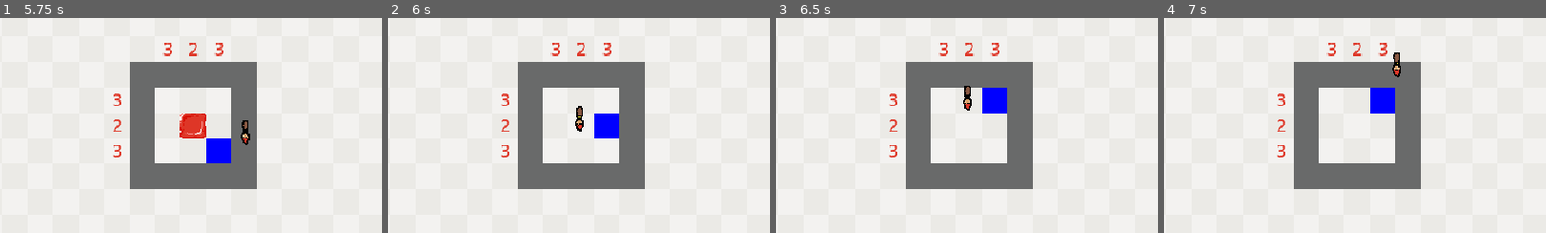
Above: before the commit, frames 1-4 (left to right).
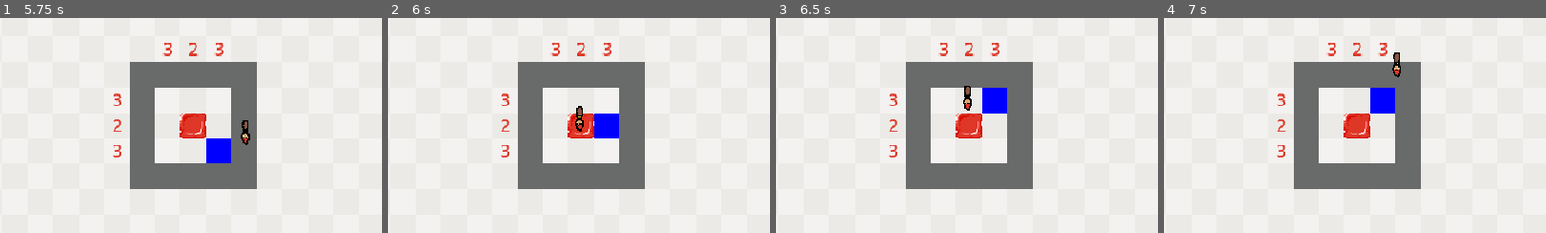
Above: after the commit, the same moments.

Repository: btoosey/Godot-Wild-Jam-99
Game: Godot game, scene res://scenes/levels/level002.tscn
The game is run twice, just before and just after one commit, with the same random seed, the same clock (stepped at 60 frames per second) and the same inputs. This scene is started directly instead of the project's main scene.
Inputs (mouse positions are % of the whole screen's width and height, from its top left):
- Up to frame 1 (5.75 s): click "Red" at 0.5 s; tap Enter at 1.25, 2.75 s; move the mouse to (45, 70) at 1.27 s; hold Right mouse button (erase) 1.28-2.03 s; hold W (player_up) 1.28-2.78 s; click (45, 70) at 1.55 s; tap Space (toggle_combine) at 2 s; move the mouse to (80, 65) at 2.02 s; click (80, 65) at 2.1 s; right-click (80, 65) at 2.3 s; move the mouse to (20, 35) at 2.77 s; hold Right mouse button (erase) 2.78-3.53 s; hold A (player_left) 2.78-4.28 s; click (20, 35) at 3.05 s; move the mouse to (55, 50) at 3.52 s; click (55, 50) at 3.6 s; right-click (55, 50) at 3.8 s; move the mouse to (35, 25) at 4.27 s; hold S (player_down) 4.28-5.03 s; hold Space (toggle_combine) 4.28-5.03 s; click (35, 25) at 4.55 s; move the mouse to (72, 45) at 5.02 s; hold D (player_right) from 5.03 s (still down); tap Q (undo) at 5.1 s; right-click (72, 45) at 5.3 s
- Up to frame 2 (6 s): move the mouse to (30, 55) at 5.77 s; release D (player_right) at 5.78 s; hold W (player_up) from 5.78 s (still down); hold Right mouse button (erase) from 5.78 s (still down)
- Up to frame 3 (6.5 s): keep holding W (player_up); keep holding Right mouse button (erase); click (30, 55) at 6.05 s
- Up to frame 4 (7 s): tap Space (toggle_combine) at 6.5 s; move the mouse to (60, 28) at 6.52 s; release W (player_up) at 6.53 s; release Right mouse button (erase) at 6.53 s; hold D (player_right) from 6.53 s (still down); click (60, 28) at 6.6 s; right-click (60, 28) at 6.8 s
The pictures show only the part of the screen within x 26-76%, y 25-75%; the shares and areas given below are measured in that part.

Frame 1 is identical in both runs. In frame 2, 0.6% of the frame differs, in the area x 47-54%, y 44-56%; in frame 3, 0.8%; in frame 4, 0.8%.
Error after the commit: Cannot call method 'get_cell_tile_data' on a null value. (res://scenes/paintbrush/paintbrush.gd:95)

Commit message:
ADD: blocker tile for helping players

Diff:
--- a/scenes/levels/level001.tscn
+++ b/scenes/levels/level001.tscn
@@ -4,6 +4,7 @@
 [ext_resource type="Texture2D" uid="uid://dvabdun4d0cbo" path="res://assets/tilemaps/ground/ground.png" id="2_4xspe"]
 [ext_resource type="Texture2D" uid="uid://cxj6v60nvfgg8" path="res://assets/tilemaps/walls/wall.png" id="3_qywxx"]
 [ext_resource type="Texture2D" uid="uid://ckdspsqjtskfp" path="res://assets/tilemaps/paint/paint.png" id="4_03857"]
+[ext_resource type="Texture2D" uid="uid://ia1n0hv4cwsd" path="res://assets/tilemaps/blocker/blocker.png" id="4_i26cw"]
 [ext_resource type="PackedScene" uid="uid://clr7o1uy75b3p" path="res://scenes/player/player.tscn" id="5_gbjb0"]
 [ext_resource type="PackedScene" uid="uid://bmi7nf3kdb3f7" path="res://scenes/paintbrush/paintbrush.tscn" id="6_00xju"]
 [ext_resource type="Resource" uid="uid://vm2vf8a270cj" path="res://data/levels/level001.tres" id="7_h0bna"]
@@ -22,6 +23,15 @@
 [sub_resource type="TileSet" id="TileSet_ow5a4"]
 tile_size = Vector2i(32, 32)
 sources/0 = SubResource("TileSetAtlasSource_yyfjg")
+
+[sub_resource type="TileSetAtlasSource" id="TileSetAtlasSource_4aw1g"]
+texture = ExtResource("4_i26cw")
+texture_region_size = Vector2i(32, 32)
+0:0/0 = 0
+
+[sub_resource type="TileSet" id="TileSet_8u6a6"]
+tile_size = Vector2i(32, 32)
+sources/0 = SubResource("TileSetAtlasSource_4aw1g")
 
 [sub_resource type="TileSetAtlasSource" id="TileSetAtlasSource_a8run"]
 texture = ExtResource("3_qywxx")
@@ -59,6 +69,10 @@
 [node name="Ground" type="TileMapLayer" parent="Tilemaps" unique_id=1074902437]
 tile_map_data = PackedByteArray("AAAAAAAAAAABAAAAAAAAAAEAAAAAAAAAAAAAAAIAAAABAAAAAAAAAAMAAAAAAAAAAAAAAAQAAAABAAAAAAAAAA …(8848 unchanged characters)…
 tile_set = SubResource("TileSet_ow5a4")
+metadata/_edit_lock_ = true
+
+[node name="Blockers" type="TileMapLayer" parent="Tilemaps" unique_id=1666822347]
+tile_set = SubResource("TileSet_8u6a6")
 metadata/_edit_lock_ = true
 
 [node name="Walls" type="TileMapLayer" parent="Tilemaps" unique_id=1072392950]
--- a/scenes/paintbrush/paintbrush.gd
+++ b/scenes/paintbrush/paintbrush.gd
@@ -16,6 +16,7 @@
 @onready var skin: Sprite2D = $Visuals/Skin
 @onready var palette: Node2D = $Palette
 @onready var walls: TileMapLayer = $"../Tilemaps/Walls"
+@onready var blockers: TileMapLayer = $"../Tilemaps/Blockers"
 @onready var red_layer: TileMapLayer = $"../Tilemaps/PaintRed"
 @onready var yellow_layer: TileMapLayer = $"../Tilemaps/PaintYellow"
 @onready var blue_layer: TileMapLayer = $"../Tilemaps/PaintBlue"
@@ -88,9 +89,15 @@
 		return
 
 	if paint_button_held:
+		_remove_blocker(current_cell)
 		_paint_cell(current_cell)
 	else:
-		_erase_cell(current_cell)
+		if blockers.get_cell_tile_data(current_cell):
+			_remove_blocker(current_cell)
+		elif red_layer.get_cell_tile_data(current_cell) == null and yellow_layer.get_cell_tile_data(current_cell) == null and blue_layer.get_cell_tile_data(current_cell) == null:
+			_add_blocker(current_cell)
+		else:
+			_erase_cell(current_cell)
 
 
 func _can_paint(cell: Vector2i) -> bool:
@@ -106,6 +113,14 @@
 
 func _erase_cell(cell: Vector2i) -> void:
 	_set_cell_mask(cell, paint_state.get(cell, 0) & ~palette.current_paint_colour)
+
+
+func _remove_blocker(cell: Vector2i) -> void:
+	blockers.erase_cell(cell)
+
+
+func _add_blocker(cell: Vector2i) -> void:
+	blockers.set_cell(cell, 0, Vector2i(0,0))
 
 
 func _set_cell_mask(cell: Vector2i, new_mask: int) -> void:
Binary file added: assets/tilemaps/blocker/blocker.png
Not shown, added: assets/tilemaps/blocker/blocker.png.import
